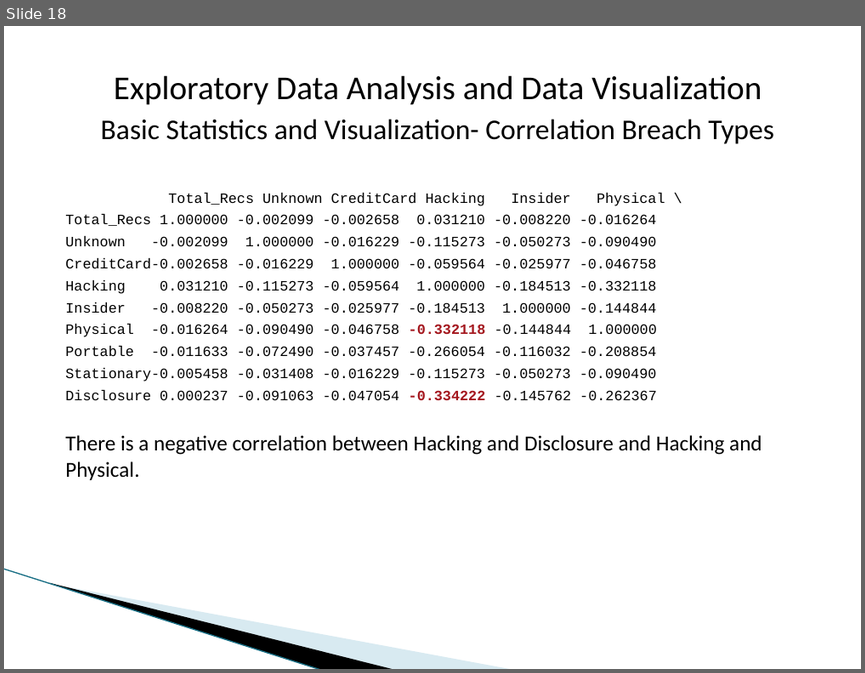
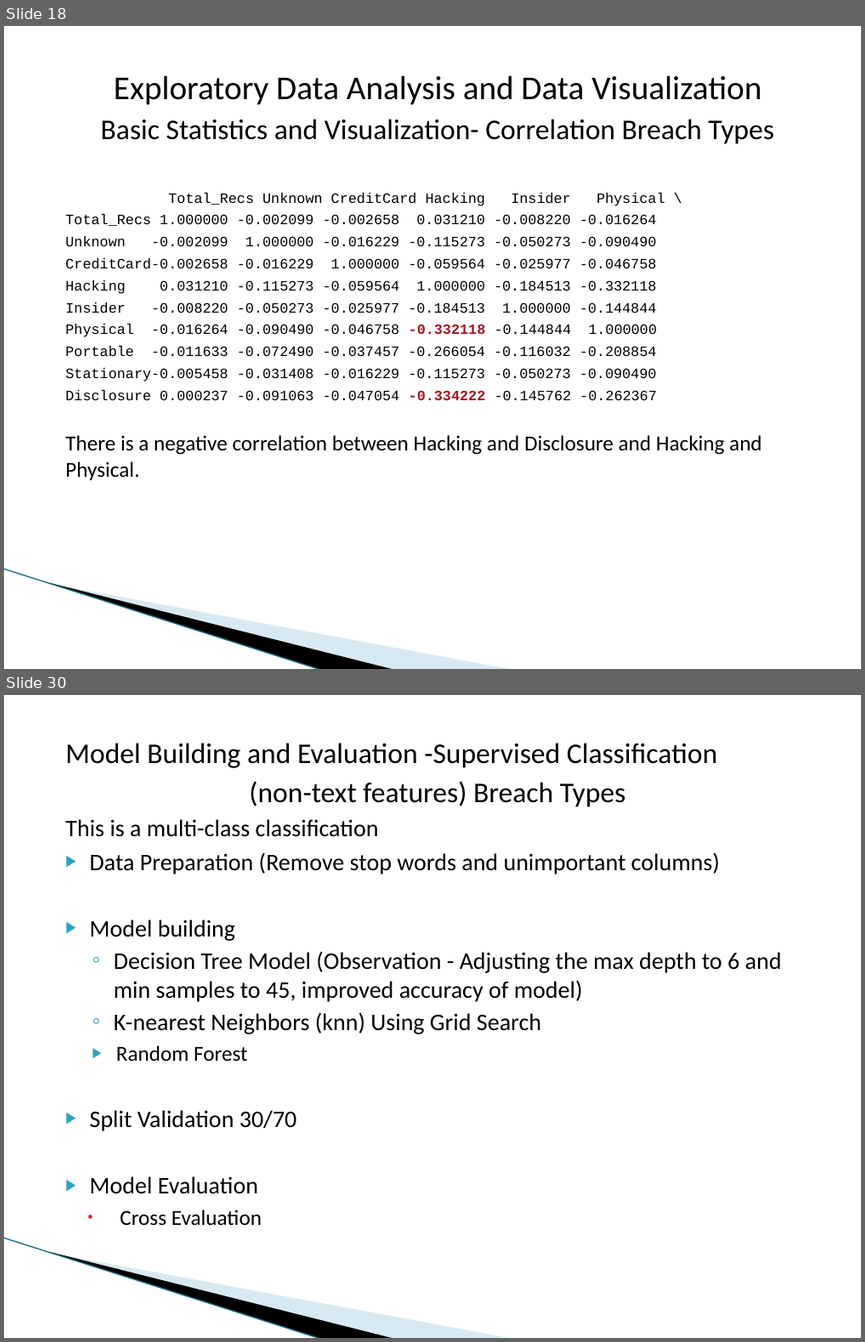
Before and after one commit to dmrod01/Capstone, a slide deck: Final Analysis - Data Capstone Project - Data Breaches.pptx. Shown one above the other, each under a label of ours: slide 18 before the commit, slides 18 and 30 after it; the slides between them are not shown. The pictures are 865x673 and 865x1342 pixels, drawn with LibreOffice and Linux fonts; fonts in the diff are those of the drawing; background and template pictures are left out. Boxes give left, top, right and bottom in pixels: in the first picture for what was removed or moved away, otherwise in the second. Text is boxed around its words. In the diff, an @@ line names an element or a change of style, - is before the commit and + after.

```diff
--- a/Final Analysis - Data Capstone Project - Data Breaches.pptx
+++ b/Final Analysis - Data Capstone Project - Data Breaches.pptx
@@ slide 30 added at <box>4,695,861,1338</box>, background #FFFFFF; not listed: 3 template elements that a slide beside it also shows @@
@@ text added at <box>65,743,782,1225</box>, 20 pt, text #000000 @@
+Model Building and Evaluation -Supervised Classification
+(non-text features) Breach Types
+This is a multi-class classification
+▶ Data Preparation (Remove stop words and unimportant columns)
+▶ Model building
+  ◦ Decision Tree Model (Observation - Adjusting the max depth to 6 and min samples to 45, improved accuracy of model)
+  ◦ K-nearest Neighbors (knn) Using Grid Search
+      ▶ Random Forest
+    ▶ Split Validation 30/70
+    ▶ Model Evaluation
+    • Cross Evaluation
```
Also in this commit, not shown: 15 other slides added.
